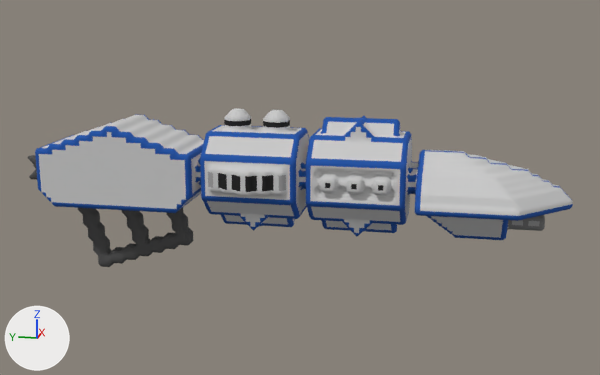
What one commit did to the OBJ model src/jsMain/resources/meshes/diadochi-3-tiamat-class.obj.
Rendered twice from a 50 mm camera at (-160.4, -33.9, 59.5) aimed at (0.8, -1.6, 19.2). Every picture has the same lights, and +X, +Y and +Z are marked at lower left. Where no turn or scale is listed for an object, it has been applied to the vertices.

The first picture shows 'diadochi-3-tiamat-class'.
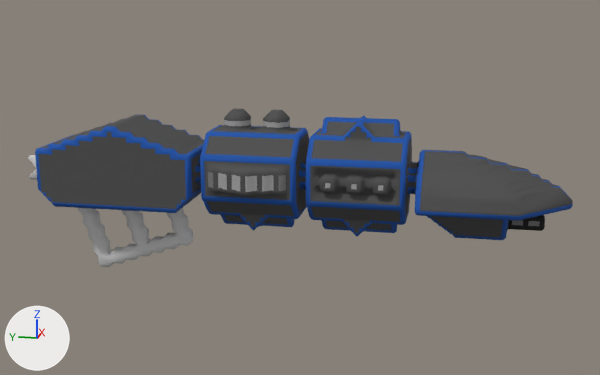
Location of each change, [x1, y1, x2, y2] in pixels of the pictures (600 x 375 px):
part 1 of me_diadochi_3_tiamat_class, cut back: before [28, 108, 573, 267]; after [410, 167, 418, 176]
part 2 of me_diadochi_3_tiamat_class, surface changed: [28, 122, 558, 256] in both

The change, as a list of edits to the scene's bpy script:
```text
Change me_diadochi_3_tiamat_class:
    used by ob_diadochi_3_tiamat_class; location = (0.0, 0.0, 0.0)
    remove me_diadochi_3_tiamat_class.from_pydata(...)  # 14093 vertices, 28190 faces; spans x -11.5..11.5, y -54.5..54.5, z -0.1..34.9
    add me_diadochi_3_tiamat_class.from_pydata(...)  # 2969 vertices, 5493 faces; spans x -11.5..11.5, y -54.5..54.5, z -0.1..34.9
    me_diadochi_3_tiamat_class part 1: 11131 vertices removed from x -11.5..11.5, y -54.5..54.0, z -0.1..34.9; 7 vertices added at x -4.5..-3.5, y -25.5..-25.0, z 23.9..24.9
    me_diadochi_3_tiamat_class part 2: 757 kept faces spanning x -11.5..11.5, y -54.5..54.5, z -0.1..33.3 get new texture (UV) coordinates
```
